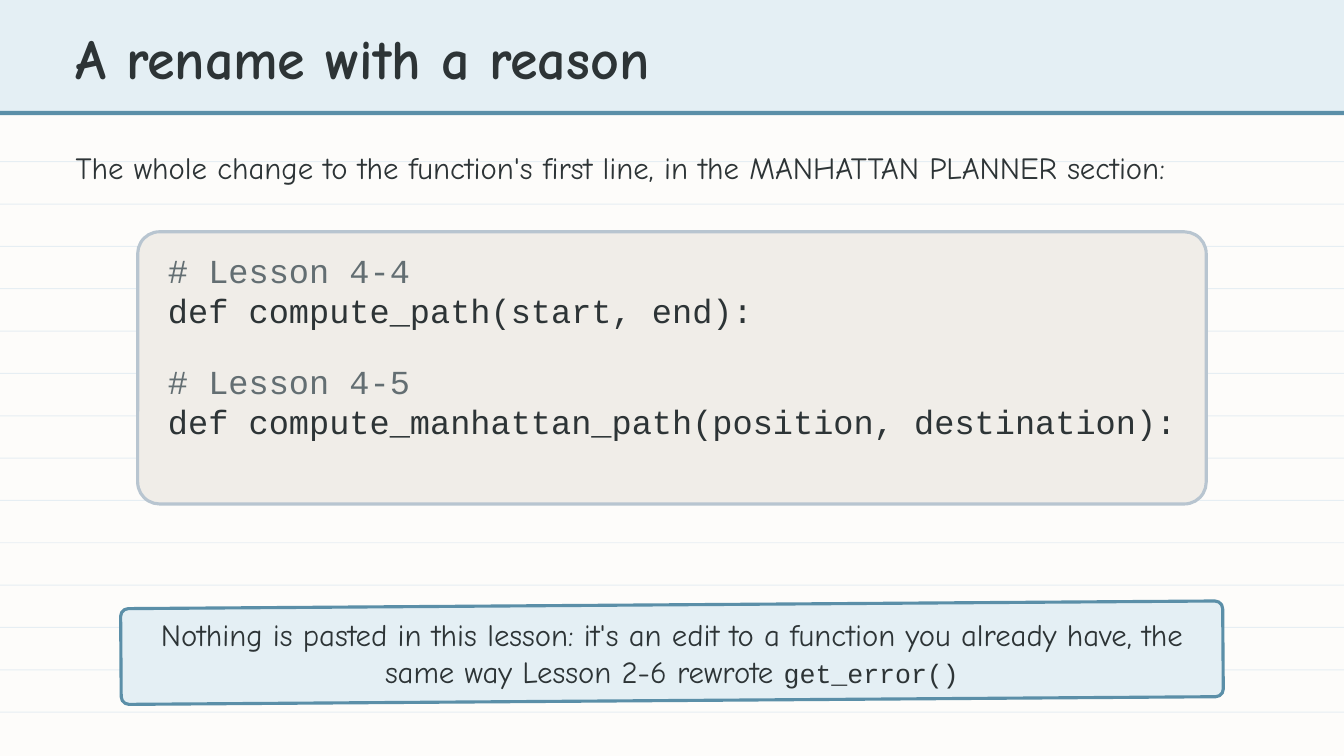
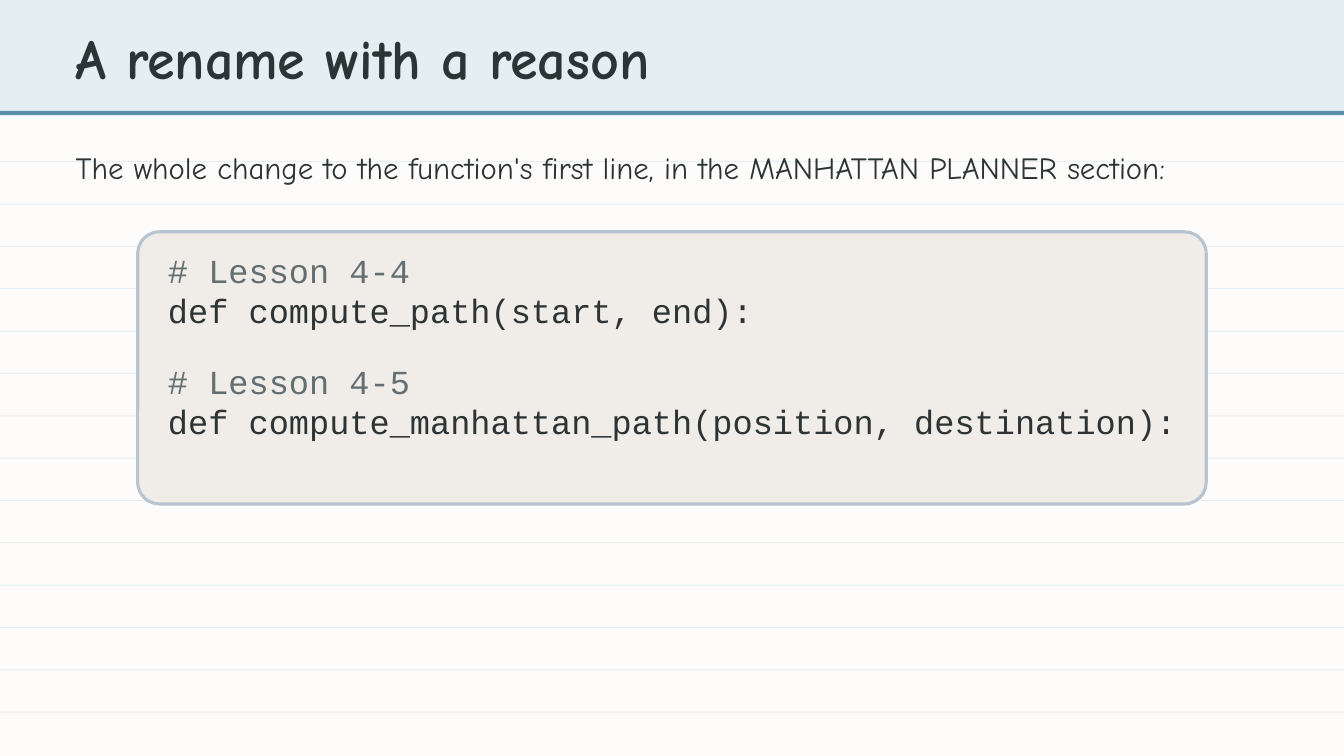
Before and after one commit to bradamiller/LearningPython, a slide deck: slide 3 of static/slides/module-04-manhattan/module-4-lesson-05-manhattan-function.pptx. Drawn at 1344x756 pixels with LibreOffice and Linux fonts; fonts in the diff are those of the drawing. Boxes give left, top, right and bottom in pixels: in the first picture for what was removed or moved away, otherwise in the second. Text is boxed around its words. In the diff, an @@ line names an element or a change of style, - is before the commit and + after.

```diff
--- a/static/slides/module-04-manhattan/module-4-lesson-05-manhattan-function.pptx
+++ b/static/slides/module-04-manhattan/module-4-lesson-05-manhattan-function.pptx
@@ rounded rectangle removed at (x1=121, y1=601, x2=1223, y2=705) @@
@@ text removed at (x1=161, y1=625, x2=1183, y2=689) @@
-Nothing is pasted in this lesson: it's an edit to a function you already have, the same way Lesson 2-6 rewrote get_error()
```
Also in this commit, not shown: 7 other slides changed, 3 slides removed, 8 other files.
